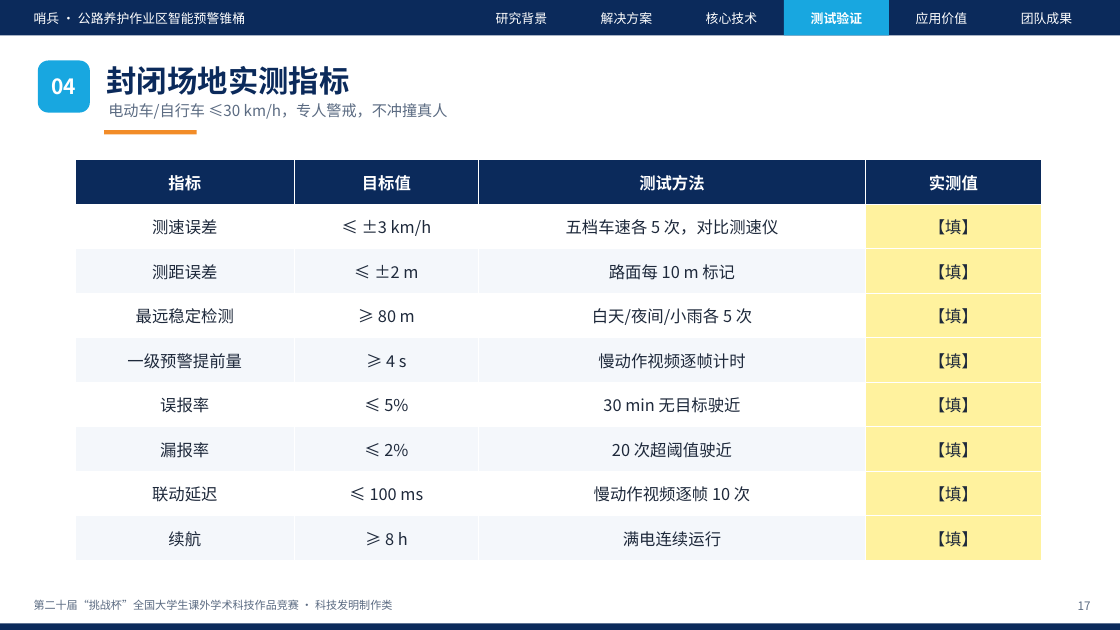
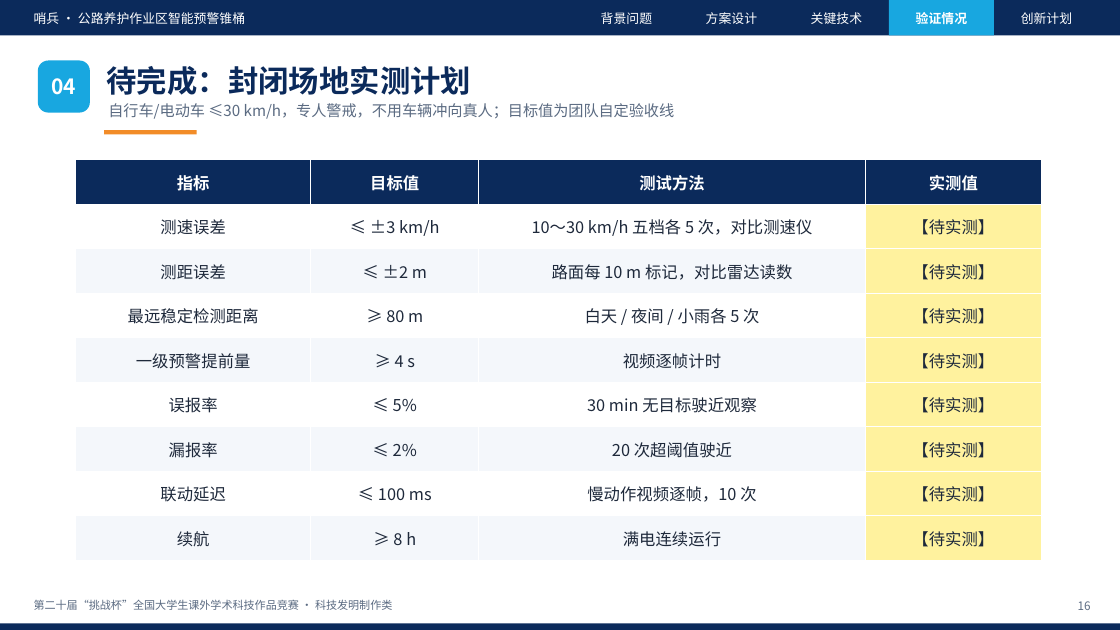
Before and after one commit to wy165611/smart-warning-cone, a slide deck: slide 16 of competition/challenge-cup/哨兵_挑战杯答辩PPT.pptx (slide 17 before the commit). Drawn at 1120x630 pixels with LibreOffice and Linux fonts; fonts in the diff are those of the drawing. Boxes give left, top, right and bottom in pixels: in the first picture for what was removed or moved away, otherwise in the second. Text is boxed around its words. In the diff, an @@ line names an element or a change of style, - is before the commit and + after.

Commit message:
挑战杯：申报书与答辩 PPT 重写，共享 facts.py 保证数字一致，参考资料逐条核对，未实测内容标黄待补充

```diff
--- a/competition/challenge-cup/哨兵_挑战杯答辩PPT.pptx
+++ b/competition/challenge-cup/哨兵_挑战杯答辩PPT.pptx
@@ text at [601, 12, 652, 24]: text changed @@
-研究背景
+背景问题
@@ text at [706, 12, 757, 24]: text changed @@
-解决方案
+方案设计
@@ text at [811, 12, 862, 24]: text changed @@
-核心技术
+关键技术
@@ rectangle: place and size @@
-rectangle at [784, 0, 889, 35]
+rectangle at [889, 0, 994, 35]
@@ text at [916, 12, 967, 24]: text changed @@
-测试验证
+验证情况
@@ text removed at [916, 12, 967, 24] @@
-应用价值
@@ text at [1021, 12, 1072, 24]: text changed @@
-团队成果
+创新计划
@@ text at [107, 66, 471, 95]: text changed @@
-封闭场地实测指标
+待完成：封闭场地实测计划
@@ text at [108, 103, 675, 119]: text changed @@
-电动车/自行车 ≤30 km/h，专人警戒，不冲撞真人
+自行车/电动车 ≤30 km/h，专人警戒，不用车辆冲向真人；目标值为团队自定验收线
@@ table at [76, 160, 1042, 560] @@
-row 2, column 3: 五档车速各 5 次，对比测速仪
+row 2, column 3: 10～30 km/h 五档各 5 次，对比测速仪
-row 2, column 4: 【填】
+row 2, column 4: 【待实测】
-row 3, column 3: 路面每 10 m 标记
+row 3, column 3: 路面每 10 m 标记，对比雷达读数
-row 3, column 4: 【填】
+row 3, column 4: 【待实测】
-row 4: 最远稳定检测 | ≥ 80 m | 白天/夜间/小雨各 5 次 | 【填】
+row 4: 最远稳定检测距离 | ≥ 80 m | 白天 / 夜间 / 小雨各 5 次 | 【待实测】
-row 5, column 3: 慢动作视频逐帧计时
+row 5, column 3: 视频逐帧计时
-row 5, column 4: 【填】
+row 5, column 4: 【待实测】
-row 6, column 3: 30 min 无目标驶近
+row 6, column 3: 30 min 无目标驶近观察
-row 6, column 4: 【填】
+row 6, column 4: 【待实测】
-row 7, column 4: 【填】
+row 7, column 4: 【待实测】
-row 8, column 3: 慢动作视频逐帧 10 次
+row 8, column 3: 慢动作视频逐帧，10 次
-row 8, column 4: 【填】
+row 8, column 4: 【待实测】
-row 9, column 4: 【填】
+row 9, column 4: 【待实测】
@@ text at [1078, 601, 1091, 610]: text changed @@
-17
+16
```
Also in this commit, not shown: 15 other slides changed, 6 slides added, 8 slides removed, 9 other files.
